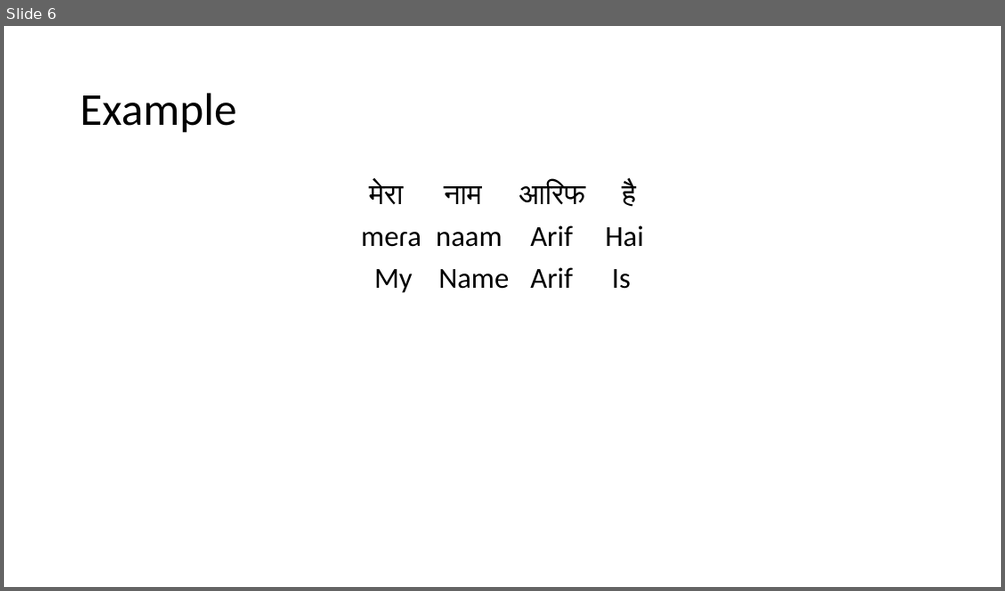
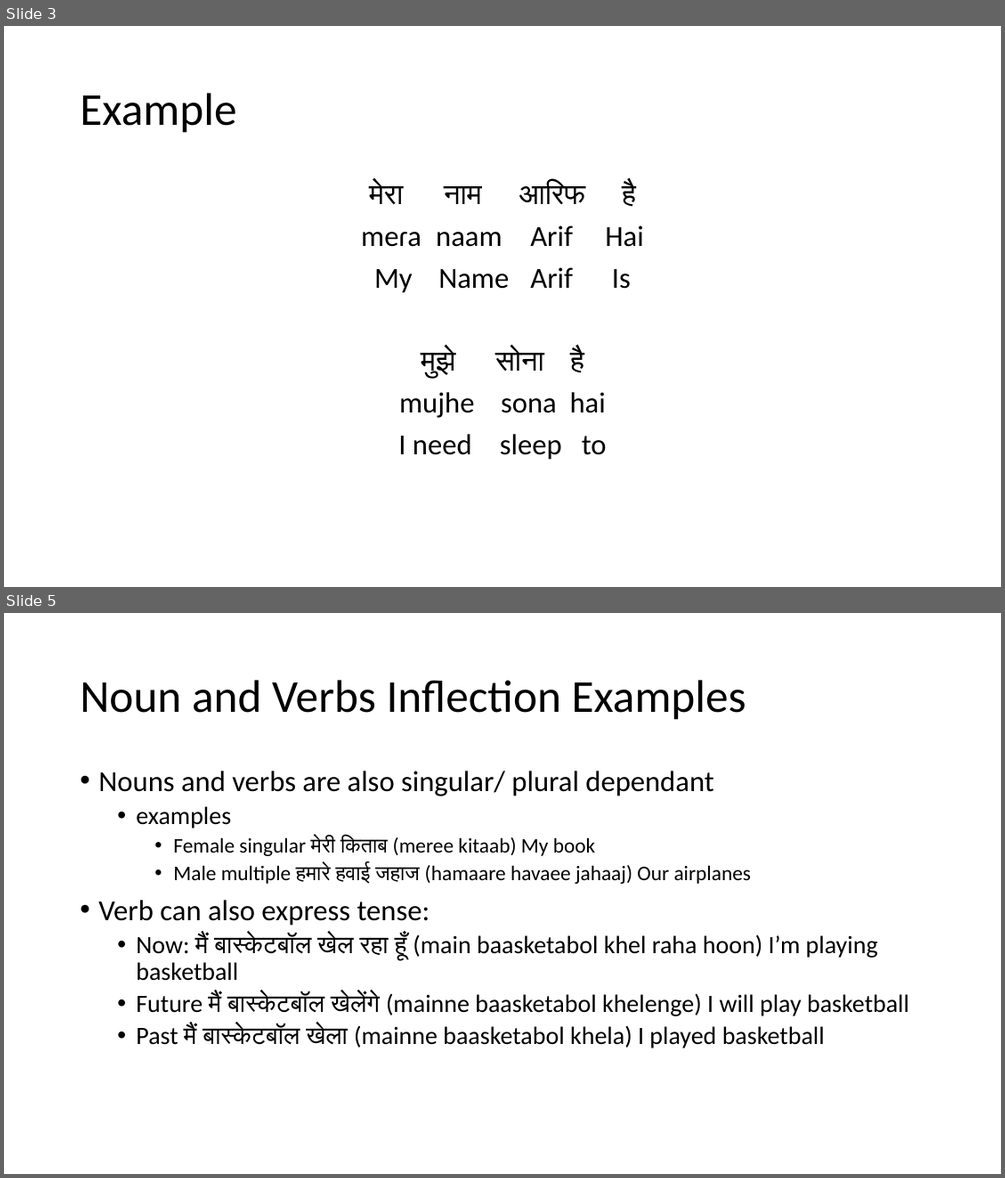
Before and after one commit to arifyali/NLP-LING-572-Fall-2016, a slide deck: NLP Language Presentation.pptx. Shown one above the other, each under a label of ours: slide 6 before the commit, slides 3 and 5 after it; the slides between them are not shown. The pictures are 1005x591 and 1005x1178 pixels, drawn with LibreOffice and Linux fonts; fonts in the diff are those of the drawing. Boxes give left, top, right and bottom in pixels: in the first picture for what was removed or moved away, otherwise in the second. Text is boxed around its words. In the diff, an @@ line names an element or a change of style, - is before the commit and + after.

```diff
--- a/NLP Language Presentation.pptx
+++ b/NLP Language Presentation.pptx
@@ slide 5 added at <box>4,613,1001,1174</box>, background #FFFFFF @@
@@ title added at <box>80,680,746,720</box>, 44 pt, text #000000 @@
+Noun and Verbs Inflection Examples
@@ text added at <box>98,771,909,1048</box>, 24 pt, text #000000 @@
+• Nouns and verbs are also singular/ plural dependant
+  • examples
+    • Female singular मेरी किताब (meree kitaab) My book
+    • Male multiple हमारे हवाई जहाज (hamaare havaee jahaaj) Our airplanes
+• Verb can also express tense:
+  • Now: मैं बास्केटबॉल खेल रहा हूँ (main baasketabol khel raha hoon) I’m playing basketball
+  • Future मैं बास्केटबॉल खेलेंगे (mainne baasketabol khelenge) I will play basketball
+  • Past मैं बास्केटबॉल खेला (mainne baasketabol khela) I played basketball
@@ what was slide 6 is now slide 3 @@
@@ slide 3 changed as well @@
@@ text at <box>398,348,607,459</box>: paragraphs added @@
+मुझे सोना है
+mujhe sona hai
+I need sleep to
```
Also in this commit, not shown: 3 other slides changed, 2 other slides added, 3 slides removed, 4 other files.
